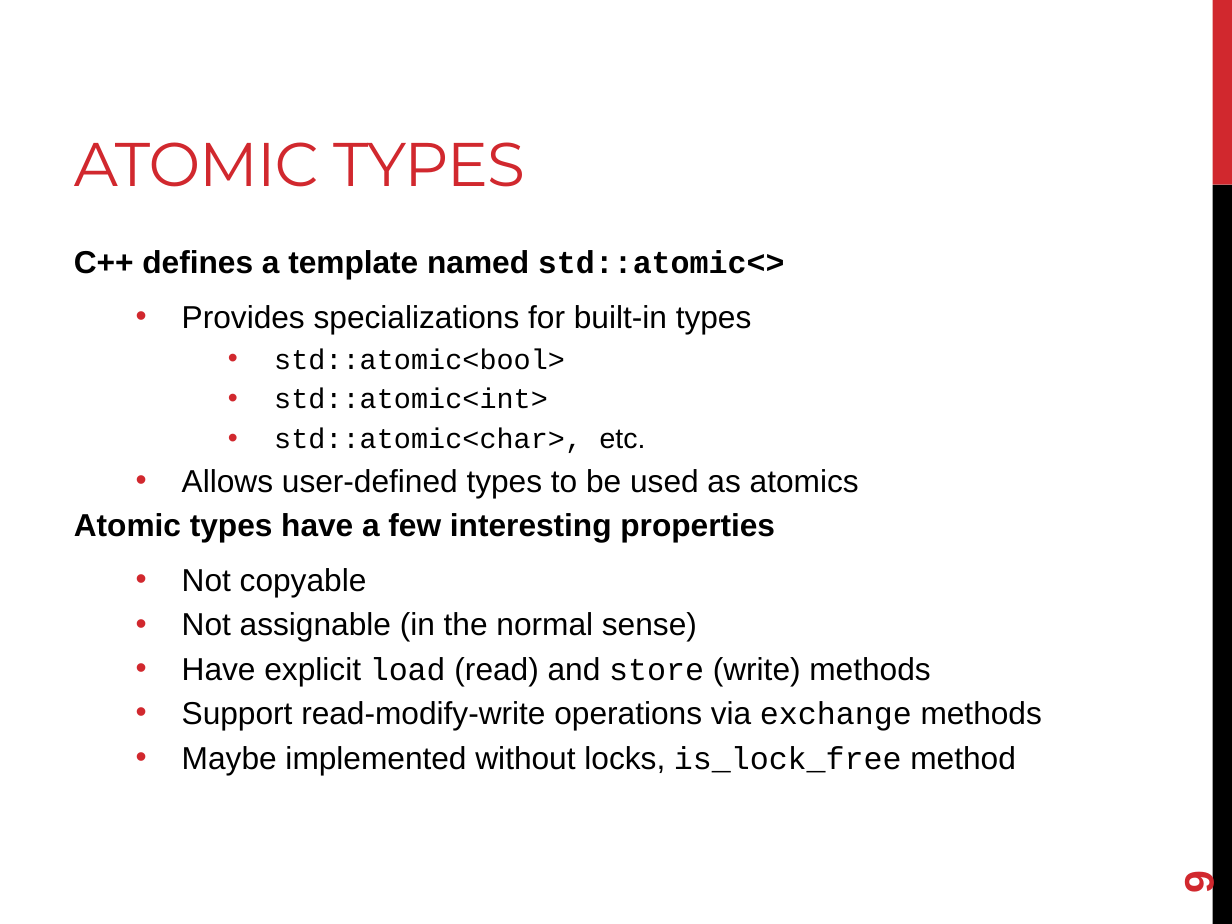
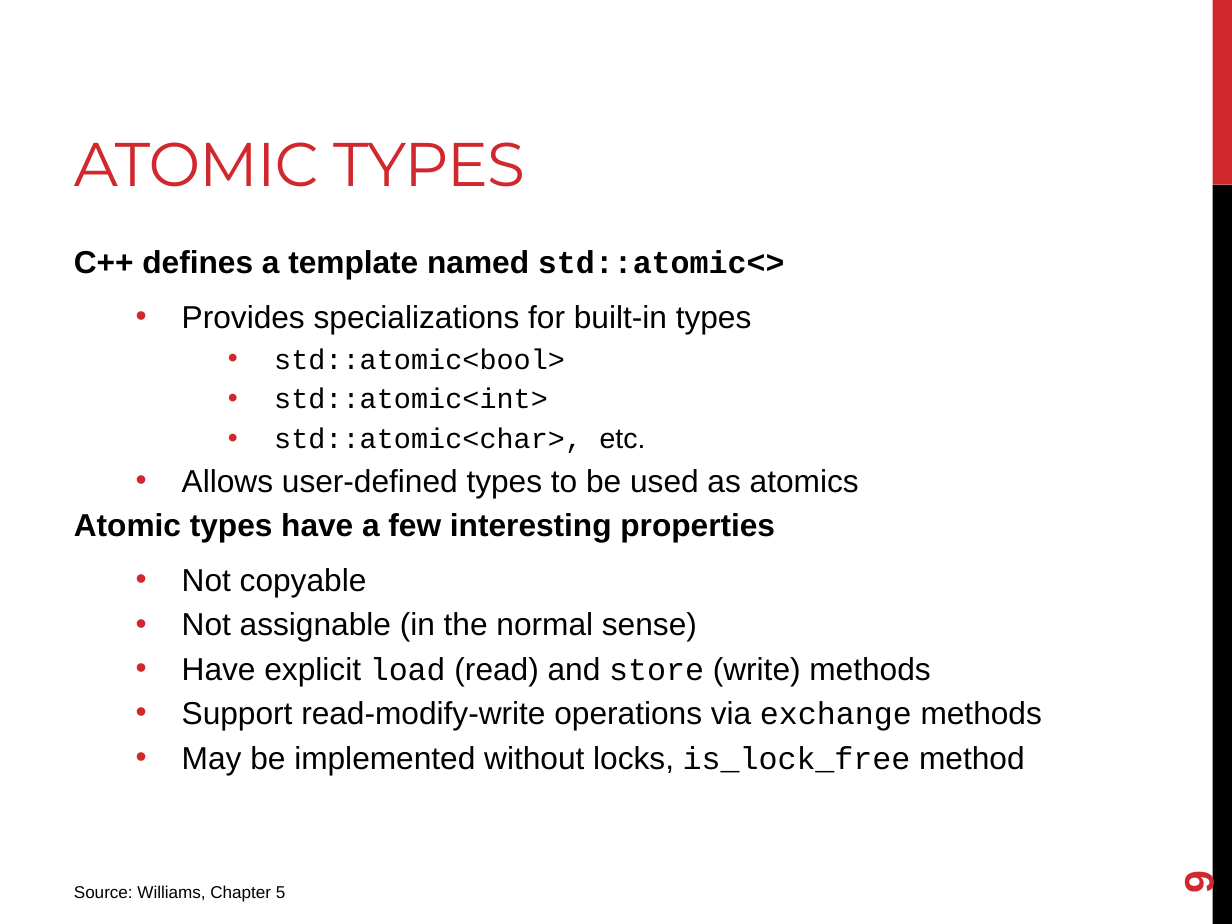
Before and after one commit to joshpeterson/DevelopingConcurrentSoftware, a slide deck: slide 9 of Lectures/Atomics/Atomics.pptx. Drawn at 1232x924 pixels with LibreOffice and Linux fonts; fonts in the diff are those of the drawing. Boxes give left, top, right and bottom in pixels: in the first picture for what was removed or moved away, otherwise in the second. Text is boxed around its words. In the diff, an @@ line names an element or a change of style, - is before the commit and + after.

```diff
--- a/Lectures/Atomics/Atomics.pptx
+++ b/Lectures/Atomics/Atomics.pptx
@@ text at (182, 746, 1025, 774): spaces changed @@
-  • Maybe implemented without locks, is_lock_free method
+  • May be implemented without locks, is_lock_free method
@@ text added at (74, 885, 286, 902), 10 pt, text #000000 @@
+Source: Williams, Chapter 5
```
Also in this commit, not shown: 2 other slides changed, 4 slides added, 4 other files.
